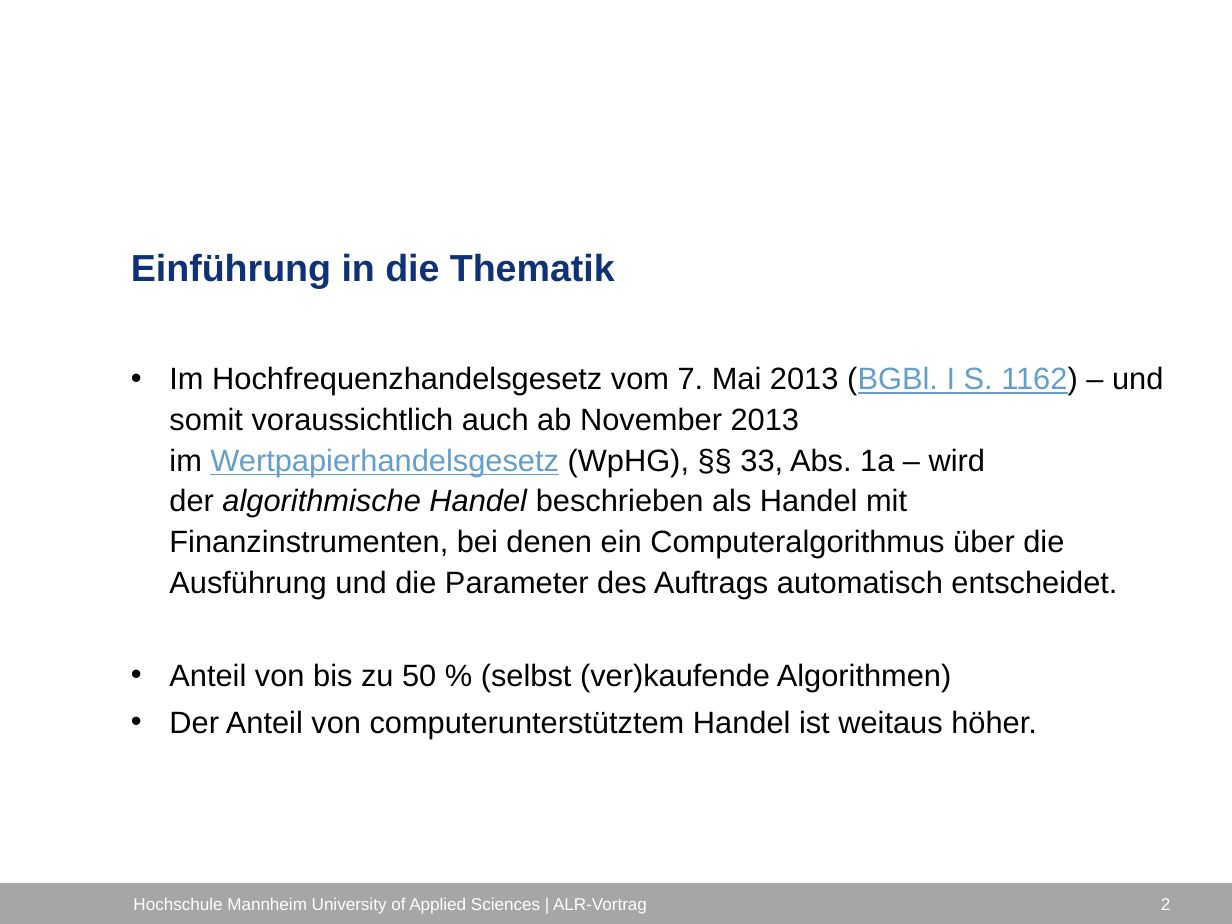
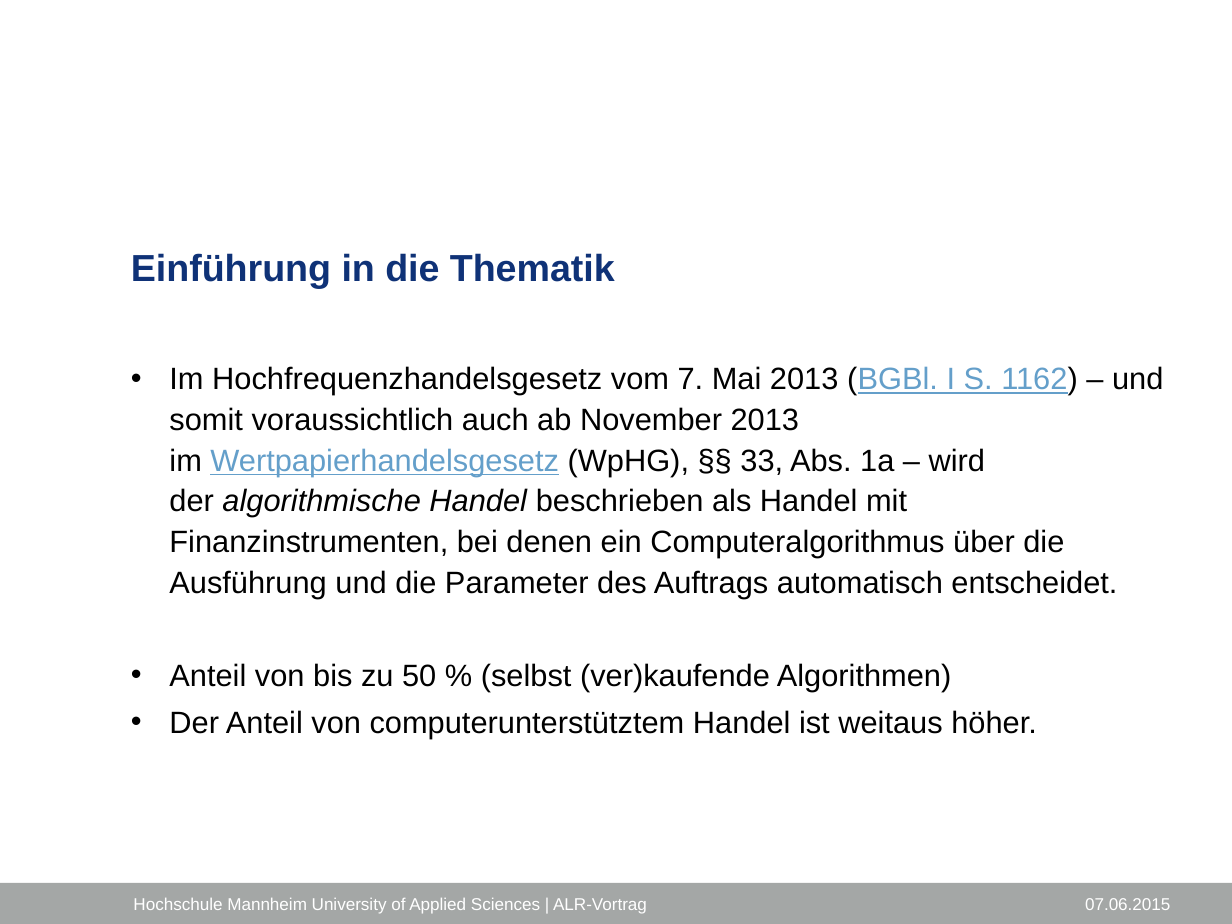
Before and after one commit to SEPSkyware6MM/StockForecast, a slide deck: slide 3 of ALR_Vortrag.pptx. Drawn at 1232x924 pixels with LibreOffice and Linux fonts; fonts in the diff are those of the drawing; background and template pictures are left out. Boxes give left, top, right and bottom in pixels: in the first picture for what was removed or moved away, otherwise in the second. Text is boxed around its words. In the diff, an @@ line names an element or a change of style, - is before the commit and + after.

```diff
--- a/ALR_Vortrag.pptx
+++ b/ALR_Vortrag.pptx
@@ text at <box>1085,898,1170,910</box>: text changed @@
-2
+07.06.2015
```
Also in this commit, not shown: 5 other slides changed, 8 slides added, 1 other file.
